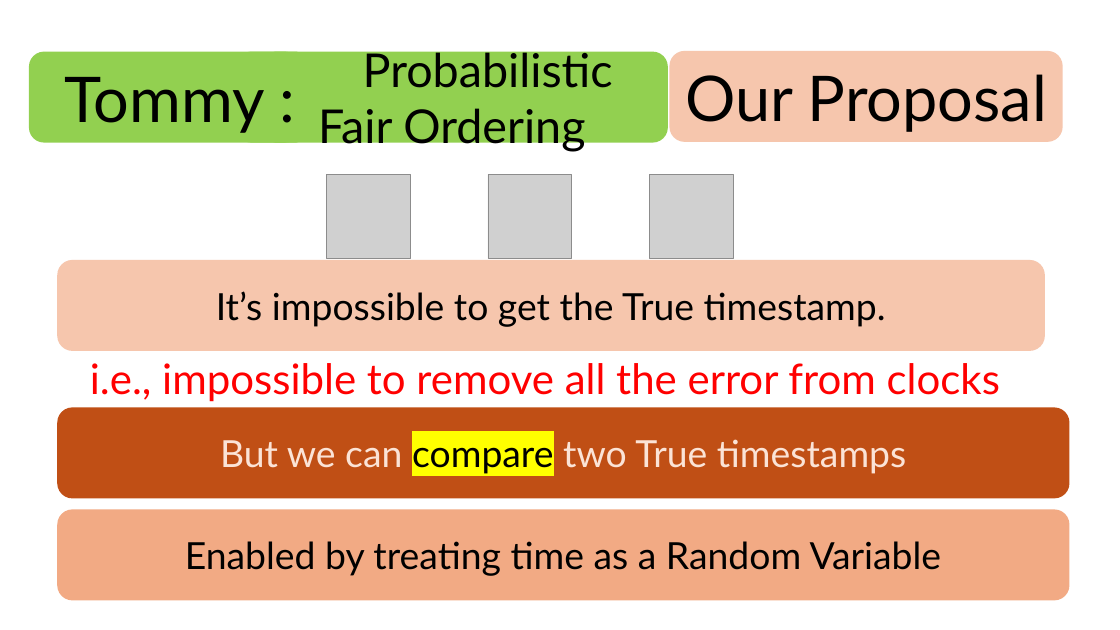
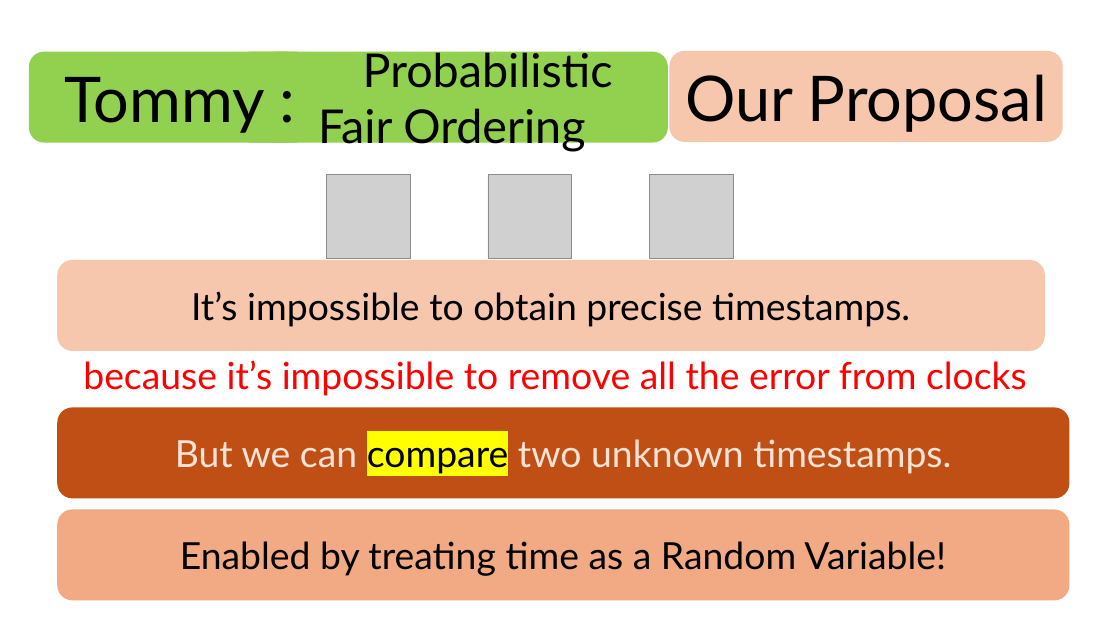
Before and after one commit to HaseebLUMS/Onyx-Presentation, a slide deck: slide 16 of tommy_hotnets_v2.pptx. Drawn at 1120x630 pixels with LibreOffice and Linux fonts; fonts in the diff are those of the drawing; grey boxes stand for pictures. Boxes give left, top, right and bottom in pixels: in the first picture for what was removed or moved away, otherwise in the second. Text is boxed around its words. In the diff, an @@ line names an element or a change of style, - is before the commit and + after.

Commit message:
updated

```diff
--- a/tommy_hotnets_v2.pptx
+++ b/tommy_hotnets_v2.pptx
@@ text in rounded rectangle at [191, 291, 910, 327]: text changed @@
-It’s impossible to get the True timestamp.
+It’s impossible to obtain precise timestamps.
@@ text at [83, 360, 1027, 396]: text changed; size 36 to 32 pt @@
-i.e., impossible to remove all the error from clocks
+because it’s impossible to remove all the error from clocks
@@ text in rounded rectangle at [175, 439, 951, 474]: text changed @@
-But we can compare two True timestamps
+But we can compare two unknown timestamps.
@@ text in rounded rectangle at [180, 541, 946, 576]: text changed @@
-Enabled by treating time as a Random Variable
+Enabled by treating time as a Random Variable!
```
Also in this commit, not shown: 4 other slides changed.
